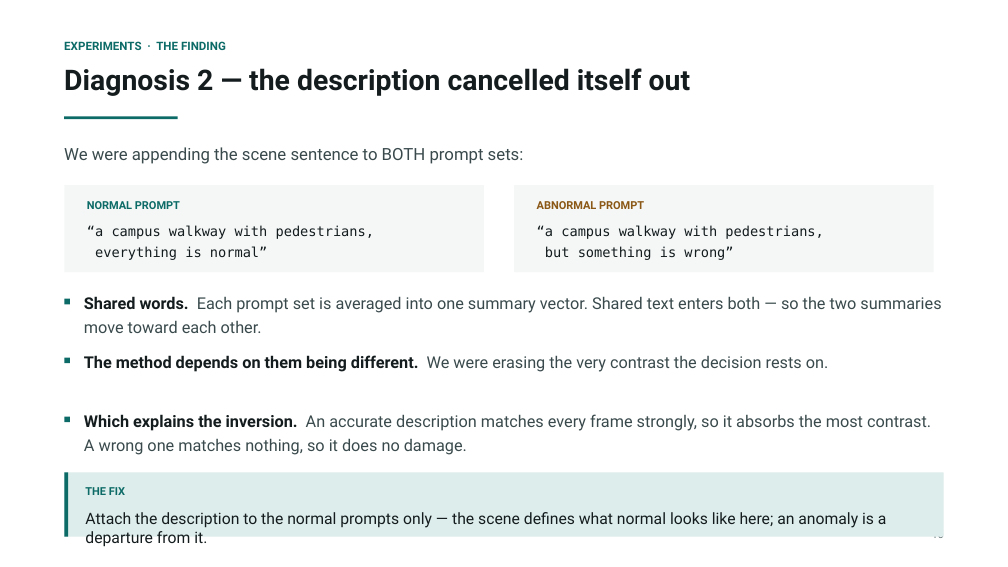
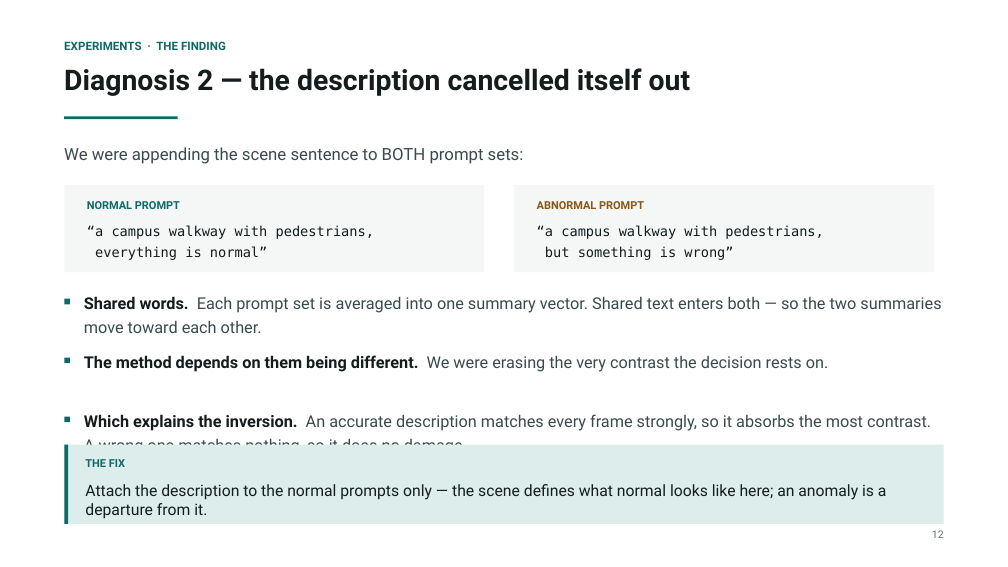
Before and after one commit to prakash-nitc/multimodal-anomaly-detection, a slide deck: slide 13 of docs/06_presentations/DA-ZVAD_Phase2_Review.pptx (slide 11 before the commit). Drawn at 1008x567 pixels with LibreOffice and Linux fonts; fonts in the diff are those of the drawing. Boxes give left, top, right and bottom in pixels: in the first picture for what was removed or moved away, otherwise in the second. Text is boxed around its words. In the diff, an @@ line names an element or a change of style, - is before the commit and + after.

```diff
--- a/docs/06_presentations/DA-ZVAD_Phase2_Review.pptx
+++ b/docs/06_presentations/DA-ZVAD_Phase2_Review.pptx
@@ rectangle resized from (x1=64, y1=473, x2=944, y2=537) to (x1=64, y1=445, x2=944, y2=524) @@
@@ rectangle resized from (x1=64, y1=473, x2=68, y2=537) to (x1=64, y1=445, x2=68, y2=524) @@
@@ text "THE FIX" moved from (x1=85, y1=487, x2=125, y2=495) to (x1=85, y1=459, x2=125, y2=467) @@
@@ text "Attach the description to the ..." moved from (x1=85, y1=512, x2=887, y2=546) to (x1=85, y1=484, x2=887, y2=519) @@
@@ text at (x1=932, y1=530, x2=944, y2=538): text changed @@
-10
+12
```
Also in this commit, not shown: 13 other slides changed, 8 slides added, 5 other files.
